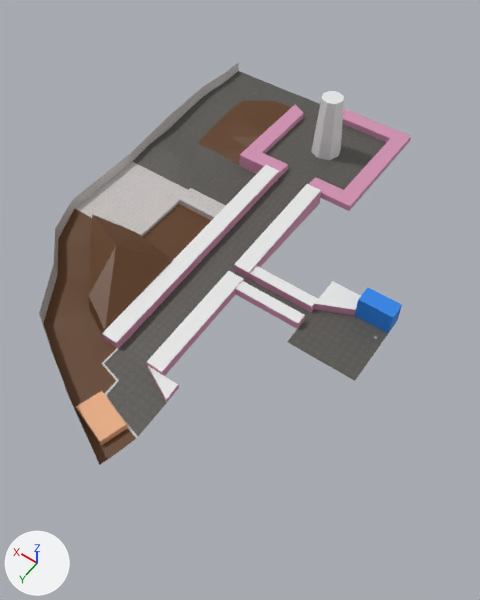
The Blender file Assets/World/Map.blend: old version first, new version second.
One viewpoint serves both versions: a 50 mm lens placed at (-153.0, 310.0, 280.0), pointed at (-19.0, 122.0, -16.0). Every picture has the same lights, and +X, +Y and +Z are marked at lower left.

Names of what the first picture shows: 'DirtZooPath-col', 'Petshop-col', 'PetstoreAlley-col', 'Pizza-col', 'PizzaTowerStreet-col', 'Tower-col', 'Zoo-col'.
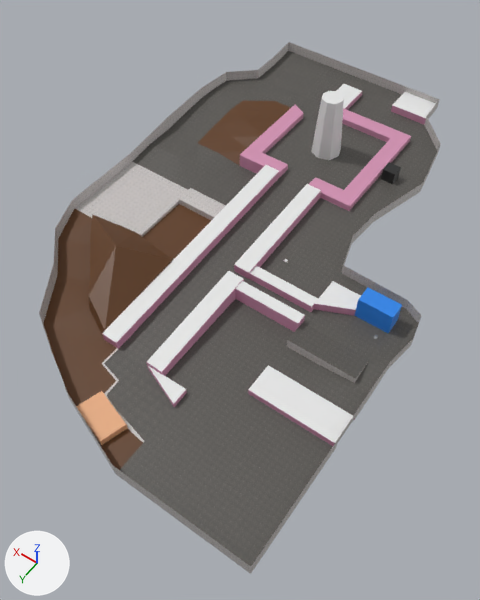
Commit message: map layout done

Where the change shows, as pixel boxes [x1, y1, x2, y2] in the pictures (480 x 600 px):
'Theater-col', added
    after: [109, 299, 379, 574]
    faces in mat_asphalt (picture img_asphalt_png): [123, 299, 366, 559]
    faces in mat_roof1 (white #e7e7e7): [248, 365, 350, 441]
    faces in mat_void (black #000000): [109, 372, 379, 566]
    faces in mat_sidewalk (picture img_cement_tile_32_png): [113, 384, 375, 574]
    faces in mat_building1 (pink #d291b2): [248, 390, 355, 444]
'TVArea-col', added
    after: [260, 133, 444, 321]
    faces in mat_asphalt (picture img_asphalt_png): [260, 141, 435, 321]
    faces in mat_void (black #000000): [343, 133, 444, 301]
    faces in mat_sidewalk (picture img_cement_tile_32_png): [342, 144, 441, 309]
'Backstreet-col', added
    after: [258, 30, 444, 151]
    faces in mat_asphalt (picture img_asphalt_png): [258, 51, 436, 151]
    faces in mat_void (black #000000): [258, 30, 444, 141]
    faces in mat_sidewalk (picture img_cement_tile_32_png): [258, 42, 440, 149]
    faces in mat_roof1 (white #e7e7e7): [336, 84, 431, 118]
    faces in mat_building1 (pink #d291b2): [345, 92, 426, 124]
'Petshop-col', reshaped (21% wider, 12% taller)
    before: [287, 281, 402, 381]
    after: [287, 281, 426, 393]
'Pizza-col', reshaped (11% wider)
    before: [66, 349, 179, 465]
    after: [62, 349, 187, 472]
'TV-col', added
    after: [381, 162, 401, 184]
part 2 of me_plane_004, built on
    before: [287, 325, 388, 381]
    after: [287, 297, 423, 393]
part 3 of me_plane_004, surface changed
    both: [317, 281, 402, 333]

Edits to the bpy script that builds the scene:
```text
Change me_plane_002:
    verts and faces of me_plane_002; kept vertices keep their numbers, new ones are numbered from 28
    remove me_plane_002.from_pydata(...)  # 28 vertices, 17 faces; spans x -21.0..20.0, y -20.0..33.0, z 0.0..10.0
    add me_plane_002.from_pydata(...)  # 30 vertices, 18 faces; spans x -25.0..20.0, y -20.1..32.0, z 0.0..20.4
    me_plane_002 part 1
    add verts[0] = (-25.0, -20.1, 0.0)  # moved, pixel (186, 392)
    add verts[2] = (-25.0, 12.9, 0.0)  # moved, pixel (143, 442)
    add verts[17] = (-25.0, 11.9, 0.0)  # moved, pixel (144, 441)
    add verts[4] = (-25.0, 32.0, 0.0)  # moved, pixel (115, 474)
    add verts[6] = (-25.0, 32.0, 10.0)  # moved, pixel (112, 464)
    add verts[8] = (-25.0, 27.4, 0.0)  # moved, pixel (122, 466)
    add verts[23] = (-25.0, -10.1, 0.0)  # moved, pixel (174, 407)
    add verts[25] = (-25.0, -10.1, 3.4)  # moved, pixel (173, 403)
    add verts[26] = (-25.0, -20.1, 3.4)  # moved, pixel (186, 389)
    add verts[28] = (-25.0, 32.0, 20.4)  # pixel (108, 454)
    add verts[29] = (20.0, 16.0, 20.0)  # pixel (60, 377)
    add faces += [(6, 7, 29, 28)]  # mat_void (black #000000)
    add me_plane_002.materials.append(mat_void)  # black #000000
Change me_plane_004:
    remove me_plane_004.from_pydata(...)  # 28 vertices, 19 faces; spans x -20.0..20.0, y -25.0..20.0, z 0.0..14.0
    add me_plane_004.from_pydata(...)  # 49 vertices, 34 faces; spans x -33.0..20.0, y -35.0..20.0, z -4.0..17.0
    me_plane_004 part 2
    2 vertices are removed from x -20.0..20.0, y 20.0, z 0.0
    1 face is deleted
    18 vertices are added at x -33.0..20.0, y -35.0..20.0, z -4.0..15.0
    5 new vertices lie (0.0, 0.0, 10.0) away from vertices in x -33.0..-20.0, y -35.0..20.0, z -2.0..7.0
    5 new faces join them, mat_asphalt (picture img_asphalt_png)
    7 new faces join them, mat_sidewalk (picture img_cement_tile_32_png)
    4 new faces join them, mat_void (black #000000)
    me_plane_004 part 3: 18 kept faces spanning x -20.0..20.0, y -25.0..-6.0, z 0.0..14.0 get new texture (UV) coordinates
    add me_plane_004.materials.append(mat_sidewalk)  # picture img_cement_tile_32_png
    add me_plane_004.materials.append(mat_void)  # black #000000
Add ob_theater_col:
    ob_theater_col = bpy.data.objects.new('Theater-col', me_plane_009)  # 36 vertices, 23 faces; spans x -10.0..80.0, y -20.0..94.0, z 0.0..22.0; in mat_asphalt (picture img_asphalt_png), mat_building1 (pink #d291b2), mat_roof1 (white #e7e7e7), mat_sidewalk (picture img_cement_tile_32_png), mat_void (black #000000)
    ob_theater_col.location = (-100.0, 148.0, -8.0)
Add ob_tv_col:
    ob_tv_col = bpy.data.objects.new('TV-col', me_cube)  # a box spanning x -4.0..4.0, y -4.0..4.0, z -4.0..4.0; in mat_tv (black #272727)
    ob_tv_col.location = (-46.0, 0.0, 4.0)
Add ob_tvarea_col:
    ob_tvarea_col = bpy.data.objects.new('TVArea-col', me_plane_008)  # 28 vertices, 16 faces; spans x -50.0..30.0, y -10.0..138.0, z -4.0..17.0; in mat_asphalt (picture img_asphalt_png), mat_sidewalk (picture img_cement_tile_32_png), mat_void (black #000000)
    ob_tvarea_col.location = (-50.0, -30.0, 0.0)
Add ob_backstreet_col:
    ob_backstreet_col = bpy.data.objects.new('Backstreet-col', me_plane_007)  # 40 vertices, 29 faces; spans x -95.0..46.0, y -30.0..10.0, z 0.0..19.0; in mat_asphalt (picture img_asphalt_png), mat_void (black #000000), mat_sidewalk (picture img_cement_tile_32_png), mat_building1 (pink #d291b2), mat_roof1 (white #e7e7e7)
    ob_backstreet_col.location = (35.0, -50.0, 0.0)
```
